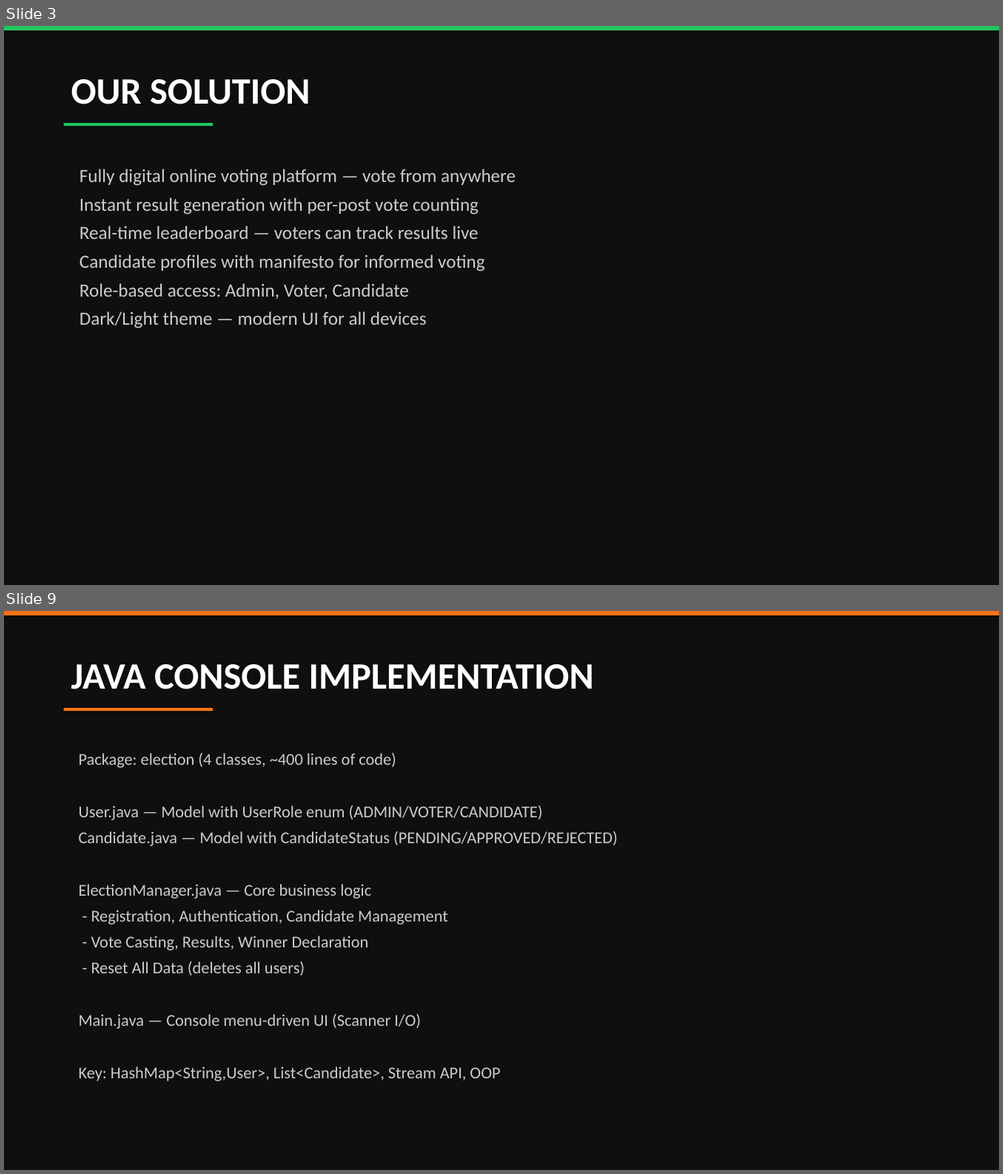
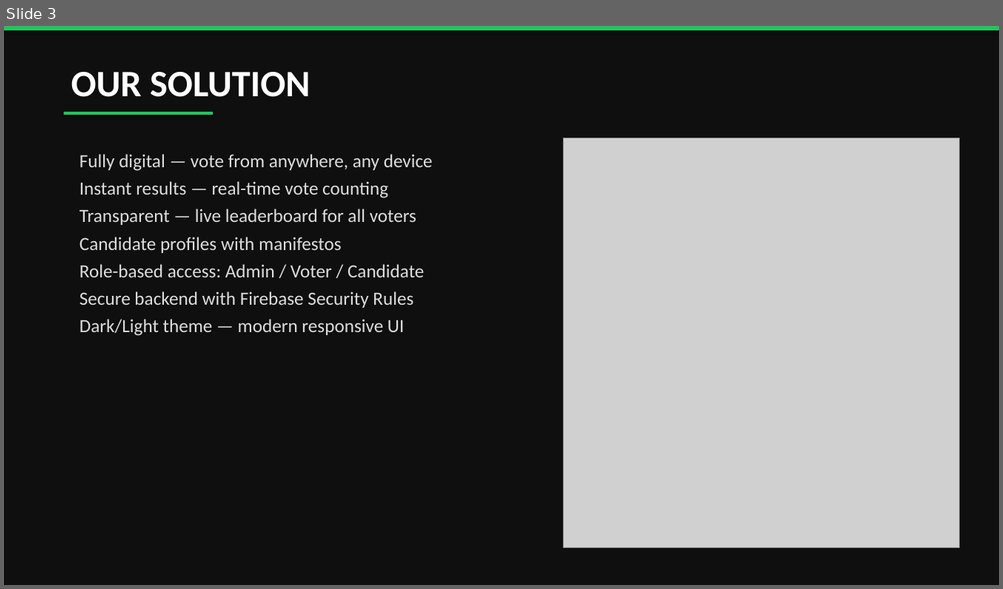
Before and after one commit to nayeemuddin0351/University-Digital-Election-Hub, a slide deck: RMSTU_Election_Presentation.pptx. Shown one above the other, each under a label of ours: slides 3 and 9 before the commit, slide 3 after it; the slides between them are not shown. The pictures are 1003x1174 and 1003x589 pixels, drawn with LibreOffice and Linux fonts; fonts in the diff are those of the drawing; grey boxes stand for pictures. Boxes give left, top, right and bottom in pixels: in the first picture for what was removed or moved away, otherwise in the second. Text is boxed around its words. In the diff, an @@ line names an element or a change of style, - is before the commit and + after.

Commit message:
Update presentation: 14 slides with screenshots, Java code, OOP examples

```diff
--- a/RMSTU_Election_Presentation.pptx
+++ b/RMSTU_Election_Presentation.pptx
@@ slide 9 removed at [4,611,999,1170], background #0F0F0F @@
@@ rounded rectangle removed at [4,611,999,615] @@
@@ text removed at [71,664,594,689] @@
-JAVA CONSOLE IMPLEMENTATION
@@ rounded rectangle removed at [64,708,213,711] @@
@@ text removed at [79,753,617,1082] @@
-Package: election (4 classes, ~400 lines of code)
-User.java — Model with UserRole enum (ADMIN/VOTER/CANDIDATE)
-Candidate.java — Model with CandidateStatus (PENDING/APPROVED/REJECTED)
-ElectionManager.java — Core business logic
-- Registration, Authentication, Candidate Management
-- Vote Casting, Results, Winner Declaration
-- Reset All Data (deletes all users)
-Main.java — Console menu-driven UI (Scanner I/O)
-Key: HashMap<String,User>, List<Candidate>, Stream API, OOP
@@ slide 3 changed as well @@
@@ text "OUR SOLUTION": place and size @@
-text "OUR SOLUTION" at [71,79,310,104]
+text "OUR SOLUTION" at [71,72,310,97]
@@ rounded rectangle: place and size @@
-rounded rectangle at [64,123,213,126]
+rounded rectangle at [64,112,213,115]
@@ text at [79,154,432,336]: text changed; text colour #CCCCCC to #DDDDDD @@
-Fully digital online voting platform — vote from anywhere
-Instant result generation with per-post vote counting
-Real-time leaderboard — voters can track results live
-Candidate profiles with manifesto for informed voting
-Role-based access: Admin, Voter, Candidate
-Dark/Light theme — modern UI for all devices
+Fully digital — vote from anywhere, any device
+Instant results — real-time vote counting
+Transparent — live leaderboard for all voters
+Candidate profiles with manifestos
+Role-based access: Admin / Voter / Candidate
+Secure backend with Firebase Security Rules
+Dark/Light theme — modern responsive UI
@@ picture added at [563,138,959,548] @@
```
Also in this commit, not shown: 8 other slides changed, 5 slides added, 2 other slides removed.
